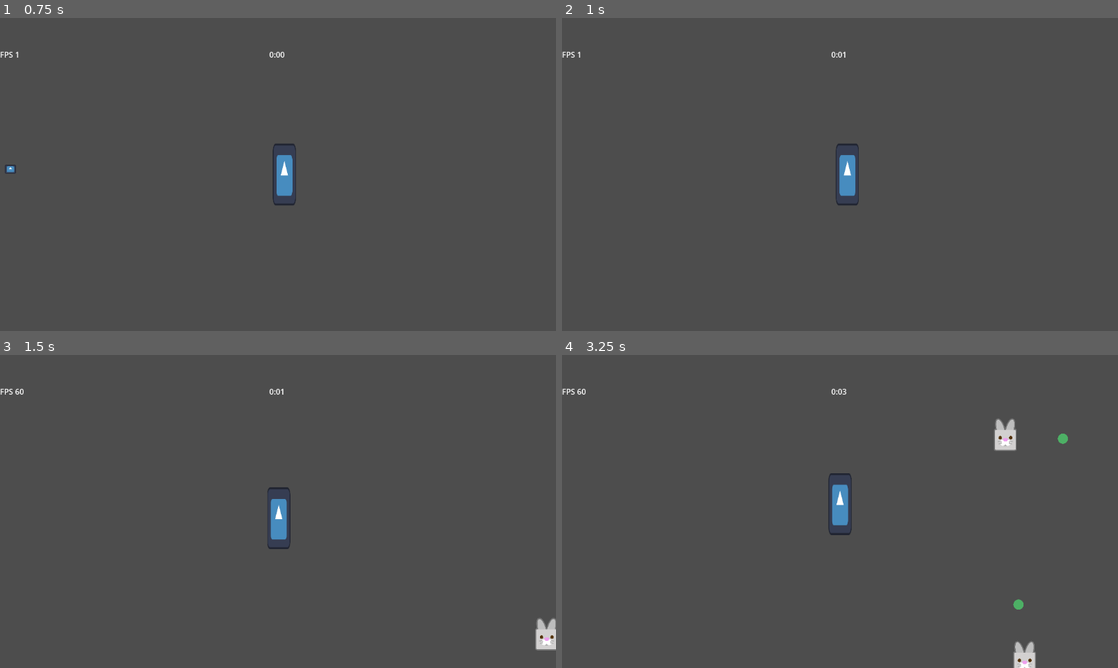
Above: before the commit, frames 1-4 (two rows, left to right).
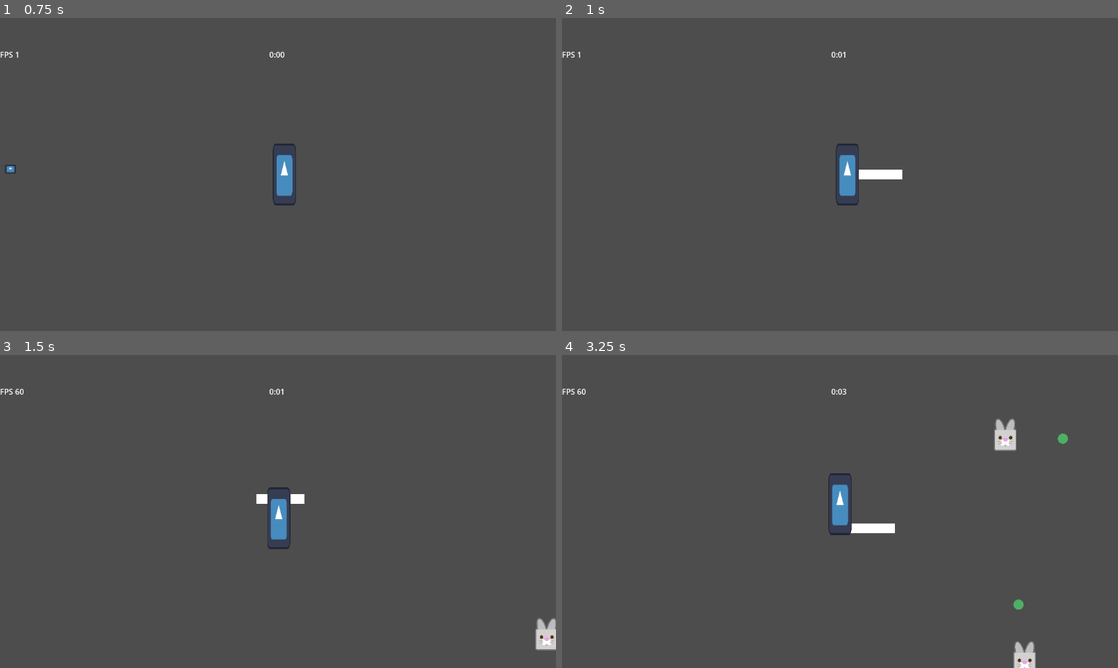
Above: after the commit, the same moments.

Repository: Boushitou/Q3_Nil_Survivor
Game: Godot game, scene res://Scenes/main_game.tscn
The game is run twice, just before and just after one commit, with the same random seed, the same clock (stepped at 60 frames per second) and the same inputs. The engine's default icon, where the game draws it, is replaced by a stand-in: a white triangle on a blue panel in a dark square.
Inputs (mouse positions are in pixels of both pictures, inside the frame that each line leads up to):
- Up to frame 1 (0.75 s): tap Enter at 0.5 s; move the mouse to (400, 158) at 0.52 s; hold D (move_right) from 0.53 s (still down); tap Space (dash) at 0.6 s
- Up to frame 2 (1 s): keep holding D (move_right)
- Up to frame 3 (1.5 s): move the mouse to (166, 527) at 1.27 s; release D (move_right) at 1.28 s; hold S (move_down) from 1.28 s (still down); tap Space (dash) at 1.35 s
- Up to frame 4 (3.25 s): move the mouse to (1090, 580) at 2.02 s; release S (move_down) at 2.03 s; hold D (move_right) 2.03-2.78 s; tap Space (dash) at 2.1, 2.85 s; move the mouse to (1079, 401) at 2.77 s; hold W (move_up) from 2.78 s (still down)

Frame 1 is identical in both runs. In frame 2, 0.2% of the frame differs, in the area x 53-62%, y 48-52%; in frame 3, 0.1%; in frame 4, 0.3%, in the area x 51-60%, y 53-58%.

Commit message:
Managed to instatiate a weapon area, need a fix in the collider because enemies are not being hit.

Diff:
--- /dev/null
+++ b/Data/Items/Kopesh.gd
@@ -0,0 +1,8 @@
+extends "res://Data/Weapon.gd"
+class_name Kopesh
+
+var kopesh_scene = preload("res://Scenes/Weapons/kopesh.tscn")
+
+func create_attack(_player_stats: PlayerStats, _level: int, position : Vector2 = Vector2.ZERO) -> Node:
+	var weapon = PoolSystem.instantiate_object(name, kopesh_scene, position, 0.0, _player_stats)
+	return weapon
--- a/Data/Items/Weapons/8_kopesh.tres
+++ b/Data/Items/Weapons/8_kopesh.tres
@@ -1,16 +1,16 @@
-[gd_resource type="Resource" script_class="Weapon" load_steps=2 format=3 uid="uid://by4bo0u7m53yo"]
+[gd_resource type="Resource" script_class="Kopesh" load_steps=2 format=3 uid="uid://c7p64if204yio"]
 
-[ext_resource type="Script" path="res://Data/Weapon.gd" id="1_eet8q"]
+[ext_resource type="Script" path="res://Data/Items/Kopesh.gd" id="1_xw7h2"]
 
 [resource]
-script = ExtResource("1_eet8q")
-damage = Array[int]([5, 5, 5])
+script = ExtResource("1_xw7h2")
+damage = Array[int]([10, 10, 10])
 atk_speed = Array[float]([1.0, 0.8, 0.6])
-area = Array[Vector2]([Vector2(20, 5), Vector2(20, 5), Vector2(20, 5)])
+area = Array[Vector2]([Vector2(100, 20), Vector2(100, 20), Vector2(500, 40)])
 projectile_speed = Array[float]([0.0, 0.0, 0.0])
 hit_delay = Array[float]([10.0, 10.0, 10.0])
-duration = Array[float]([1.0, 0.5, 0.2])
+duration = Array[float]([0.5, 0.5, 0.5])
 ID = 8
 name = "Kopesh"
-descriptions = Array[String](["fezfze", "hgthtrh", "fefreg"])
+descriptions = Array[String](["First description", "Second description", "Third description"])
 max_level = 3
--- a/Data/Weapon.gd
+++ b/Data/Weapon.gd
@@ -11,3 +11,7 @@
 
 func get_damage(level : int):
 	return damage[level]
+
+
+func create_attack(_player_stats: PlayerStats, _level: int, _position : Vector2 = Vector2.ZERO) -> Node:
+	return null
--- a/Scenes/GameCanvas.tscn
+++ b/Scenes/GameCanvas.tscn
@@ -10,9 +10,22 @@
 [ext_resource type="Resource" uid="uid://bhhal7s2cnidf" path="res://Data/Items/Passives/5_djed_pillar.tres" id="8_2og07"]
 [ext_resource type="Resource" uid="uid://dsh1hnaocgi5g" path="res://Data/Items/Passives/6_fly_amulet.tres" id="9_2y07n"]
 [ext_resource type="Resource" uid="uid://df1y10ksv8cgl" path="res://Data/Items/Passives/7_two_finger_amulet.tres" id="10_x2qyv"]
-[ext_resource type="Resource" uid="uid://by4bo0u7m53yo" path="res://Data/Items/Weapons/8_kopesh.tres" id="11_nhdle"]
+[ext_resource type="Script" path="res://Data/Weapon.gd" id="11_ply0i"]
 
 [sub_resource type="CanvasTexture" id="CanvasTexture_uty8b"]
+
+[sub_resource type="Resource" id="Resource_yygqv"]
+script = ExtResource("11_ply0i")
+damage = Array[int]([5, 5, 5])
+atk_speed = Array[float]([1.0, 0.8, 0.6])
+area = Array[Vector2]([Vector2(20, 5), Vector2(20, 5), Vector2(20, 5)])
+projectile_speed = Array[float]([0.0, 0.0, 0.0])
+hit_delay = Array[float]([10.0, 10.0, 10.0])
+duration = Array[float]([1.0, 0.5, 0.2])
+ID = 8
+name = "Kopesh"
+descriptions = Array[String](["fezfze", "hgthtrh", "fefreg"])
+max_level = 3
 
 [node name="CanvasLayer" type="CanvasLayer"]
 process_mode = 3
@@ -47,6 +60,6 @@
 offset_bottom = 360.0
 script = ExtResource("2_kiayn")
 passive_items = Array[Resource("res://Data/PassiveItem.gd")]([ExtResource("3_jcwfr"), ExtResource("4_2t64w"), ExtResource("5_wpnrb"), ExtResource("6_2dw80"), ExtResource("7_yevb1"), ExtResource("8_2og07"), ExtResource("9_2y07n"), ExtResource("10_x2qyv")])
-weapons = Array[Resource("res://Data/Weapon.gd")]([ExtResource("11_nhdle")])
+weapons = Array[ExtResource("11_ply0i")]([SubResource("Resource_yygqv")])
 
 [connection signal="visibility_changed" from="Background/ItemSelector" to="Background/ItemSelector" method="_on_visibility_changed"]
--- a/Scenes/Player.tscn
+++ b/Scenes/Player.tscn
@@ -47,6 +47,11 @@
 [node name="XpOrbDetector" type="CollisionShape2D" parent="Body/XpArea"]
 shape = SubResource("CircleShape2D_2iisx")
 
+[node name="PlayerAttack" type="Node" parent="Body" node_paths=PackedStringArray("inventory", "player_stats")]
+script = ExtResource("9_4gebf")
+inventory = NodePath("../../Inventory")
+player_stats = NodePath("../../PlayerStats")
+
 [node name="PlayerStats" type="Node" parent="." node_paths=PackedStringArray("health")]
 script = ExtResource("4_jjtk5")
 attack_speed = 1.0
@@ -61,14 +66,10 @@
 total_health = 100
 
 [node name="Inventory" type="Node" parent="." node_paths=PackedStringArray("player_stats")]
+process_priority = -1
 script = ExtResource("7_mn01f")
 player_stats = NodePath("../PlayerStats")
-starting_weapon_data = ExtResource("9_t2vcd")
-
-[node name="PlayerAttack" type="Node" parent="." node_paths=PackedStringArray("inventory", "player_stats")]
-script = ExtResource("9_4gebf")
-inventory = NodePath("../Inventory")
-player_stats = NodePath("../PlayerStats")
+starting_weapon_data = ExtResource("10_3t0p2")
 
 [connection signal="area_entered" from="Body" to="Body/BodyCollision" method="_on_body_area_entered"]
 [connection signal="area_exited" from="Body" to="Body/BodyCollision" method="_on_body_area_exited"]
--- a/Scenes/Weapons/kopesh.tscn
+++ b/Scenes/Weapons/kopesh.tscn
@@ -18,6 +18,8 @@
 
 [node name="WeaponBody" type="Area2D" parent="." node_paths=PackedStringArray("collider")]
 position = Vector2(16, 0)
+collision_layer = 8
+collision_mask = 2
 script = ExtResource("1_f66n7")
 collider = NodePath("CollisionShape2D")
 
--- a/Scripts/Items/Inventory.gd
+++ b/Scripts/Items/Inventory.gd
@@ -2,15 +2,18 @@
 class_name Inventory
 
 @export var player_stats : PlayerStats
-@export var starting_weapon_data : Weapon
+@export var starting_weapon_data : Resource
 
 var passives_items : Array[Items]
 var weapons : Array[Items]
 
 var max_passives = 3
-var max_weapons = 2
+var max_weapons = 1
 
 func _ready() -> void:
+	pass
+
+func add_start_weapon():
 	if starting_weapon_data:
 		var starting_weapon = Items.new(starting_weapon_data, player_stats)
 		add_item(starting_weapon)
@@ -21,7 +24,7 @@
 		passives_items.append(item)
 	elif item.item is Weapon:
 		weapons.append(item)
-		SignalBus.get_new_weapon.emit(item.item)
+		SignalBus.get_new_weapon.emit(item)
 
 	item.apply_effects()
 
--- a/Scripts/Items/Items.gd
+++ b/Scripts/Items/Items.gd
@@ -28,3 +28,11 @@
 
 func apply_effects():
 	item.apply_effect(player_stats, level)
+
+
+func attack(position : Vector2):
+	var weapon_atk : WeaponBehavior = item.create_attack(player_stats, level, position)
+	if not weapon_atk:
+		return
+
+	weapon_atk.initialize_weapon(self)
--- a/Scripts/Items/Weapons/WeaponBehavior.gd
+++ b/Scripts/Items/Weapons/WeaponBehavior.gd
@@ -15,9 +15,8 @@
 	weapon = weapon_data
 
 	weapon_area.set_weapon(weapon_data)
-	collider.update_collider(weapon.item.area[weapon_data.level], sprite)
-	weapon_timer.set_duration(weapon.item.duration[weapon_data.level])
+	collider.update_collider(weapon.item.area[weapon_data.level - 1], sprite)
+	weapon_timer.set_duration(weapon.item.duration[weapon_data.level - 1])
 
 func _on_timer_timeout():
-	#PoolSystem.pool_object(weapon.item.name, self)
-	queue_free()
+	PoolSystem.pool_object(weapon.item.name, self)
--- a/Scripts/Items/Weapons/WeaponsCollision.gd
+++ b/Scripts/Items/Weapons/WeaponsCollision.gd
@@ -20,7 +20,7 @@
 
 
 func set_weapon(weapon_data : Items):
-	damage = weapon_data.item.get_damage(weapon_data.level)
+	damage = weapon_data.item.get_damage(weapon_data.level - 1)
 
 
 func _on_area_entered(area):
--- a/Scripts/Player/PlayerAttack.gd
+++ b/Scripts/Player/PlayerAttack.gd
@@ -8,37 +8,36 @@
 var weapons_cooldown : Dictionary = {}
 
 func _ready() -> void:
-	weapons = inventory.weapons
 	SignalBus.connect("get_new_weapon", add_weapon)
-
-	set_weapons_cooldown()
+	inventory.add_start_weapon()
 
 
 func _process(delta: float) -> void:
 	for w in weapons:
 		if w.item is Weapon:
-			weapons_cooldown[w.item.ID] -= delta
-			attack()
+			if weapons_cooldown.has(w.ID):
+				weapons_cooldown[w.ID] -= delta
+				attack()
 
 
 func add_weapon(weapon: Items) -> void:
 	weapons.append(weapon)
-	weapons_cooldown[weapon.item.ID] = weapon.item.atk_speed[weapon.level - 1]
-	weapon.apply_effects()
+	weapons_cooldown[weapon.ID] = weapon.item.atk_speed[weapon.level - 1]
 
 
 func attack() -> void:
 	for w in weapons:
 		if not w.item is Weapon:
 			continue
-		if weapons_cooldown[w.item.ID] <= 0.0:
+		if weapons_cooldown[w.ID] <= 0.0:
 			print("attacking !")
-			w.apply_effects()
-			weapons_cooldown[w.item.ID] = w.item.atk_speed[w.level - 1]
+			var player : Node2D = get_parent()
+			w.attack(player.global_position)
+			weapons_cooldown[w.ID] = w.item.atk_speed[w.level - 1]
 
 
 
 func set_weapons_cooldown() -> void:
 	for w in weapons:
 		if w.item is Weapon:
-			weapons_cooldown[w.item.ID] = w.item.atk_speed[w.level - 1]
+			weapons_cooldown[w.ID] = w.item.atk_speed[w.level - 1]
Not shown: 1 places in Scenes/GameCanvas.tscn that only renumber resources
Not shown: 1 places in Scenes/Player.tscn that only renumber resources
